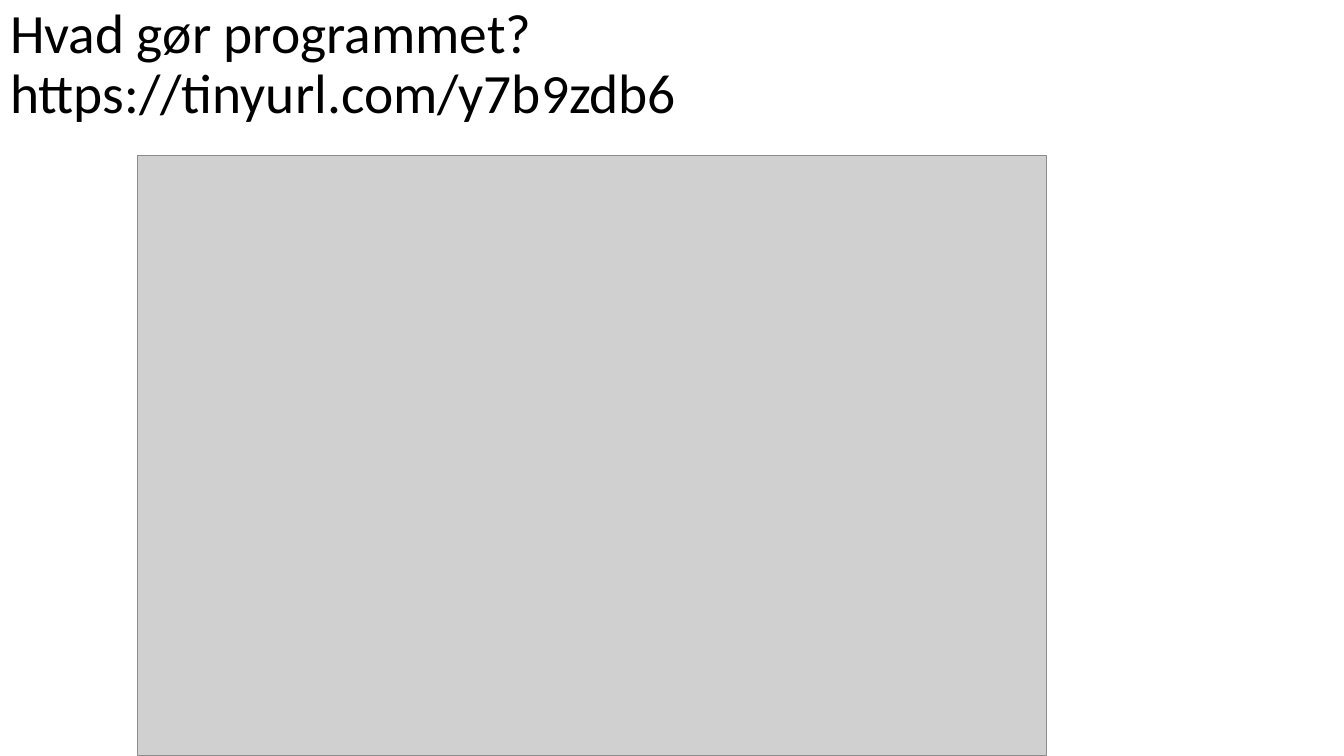
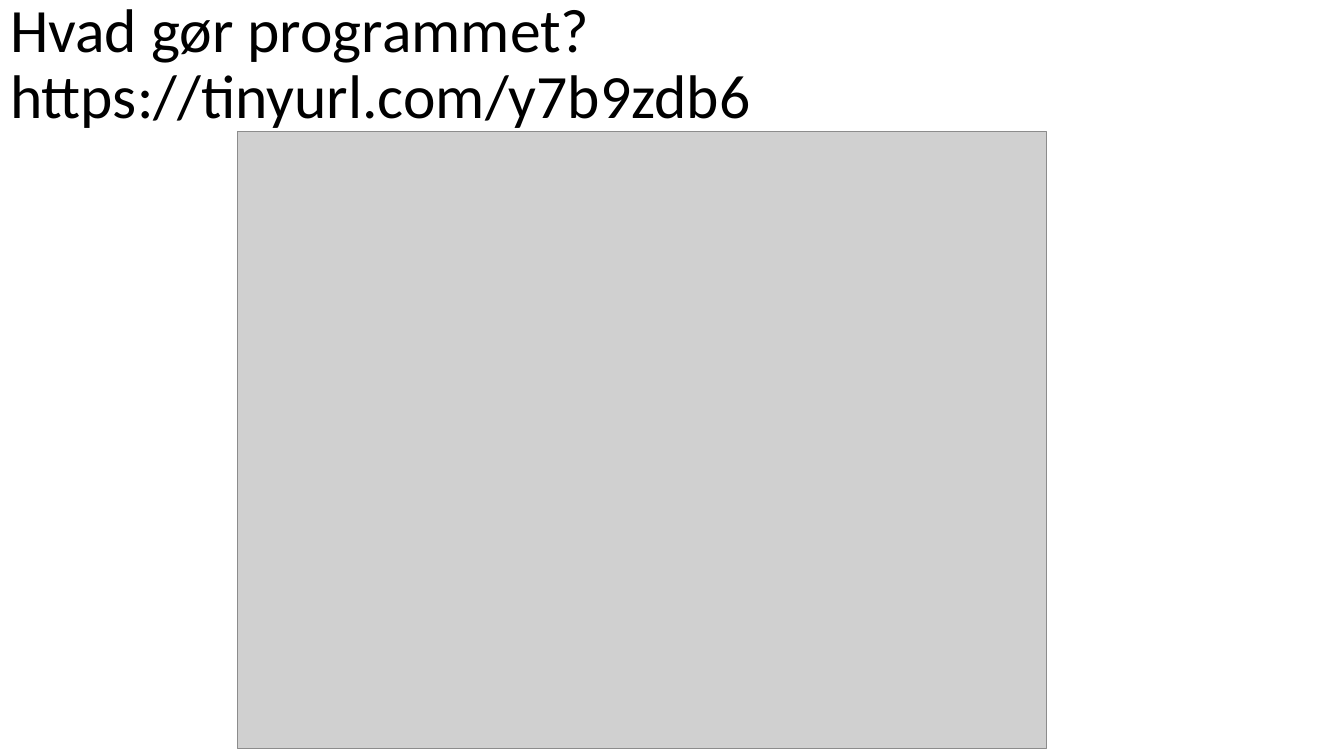
Before and after one commit to fisterloegsovs/pop22, a slide deck: slide 9 of lectures/1.2Scratch/lecture.pptx (slide 10 before the commit). Drawn at 1344x756 pixels with LibreOffice and Linux fonts; fonts in the diff are those of the drawing; grey boxes stand for pictures. Boxes give left, top, right and bottom in pixels: in the first picture for what was removed or moved away, otherwise in the second. Text is boxed around its words. In the diff, an @@ line names an element or a change of style, - is before the commit and + after.

```diff
--- a/lectures/1.2Scratch/lecture.pptx
+++ b/lectures/1.2Scratch/lecture.pptx
@@ title "Hvad gør programmet? https://tinyurl.com/y7b9zdb6" at box(10, 9, 750, 133): size 39.6 to 44 pt @@
@@ picture: place and size @@
-picture at box(137, 155, 1047, 756)
+picture at box(237, 131, 1047, 748)
```
Also in this commit, not shown: 4 other slides changed, 5 slides added, 4 slides removed, 4 other files.
